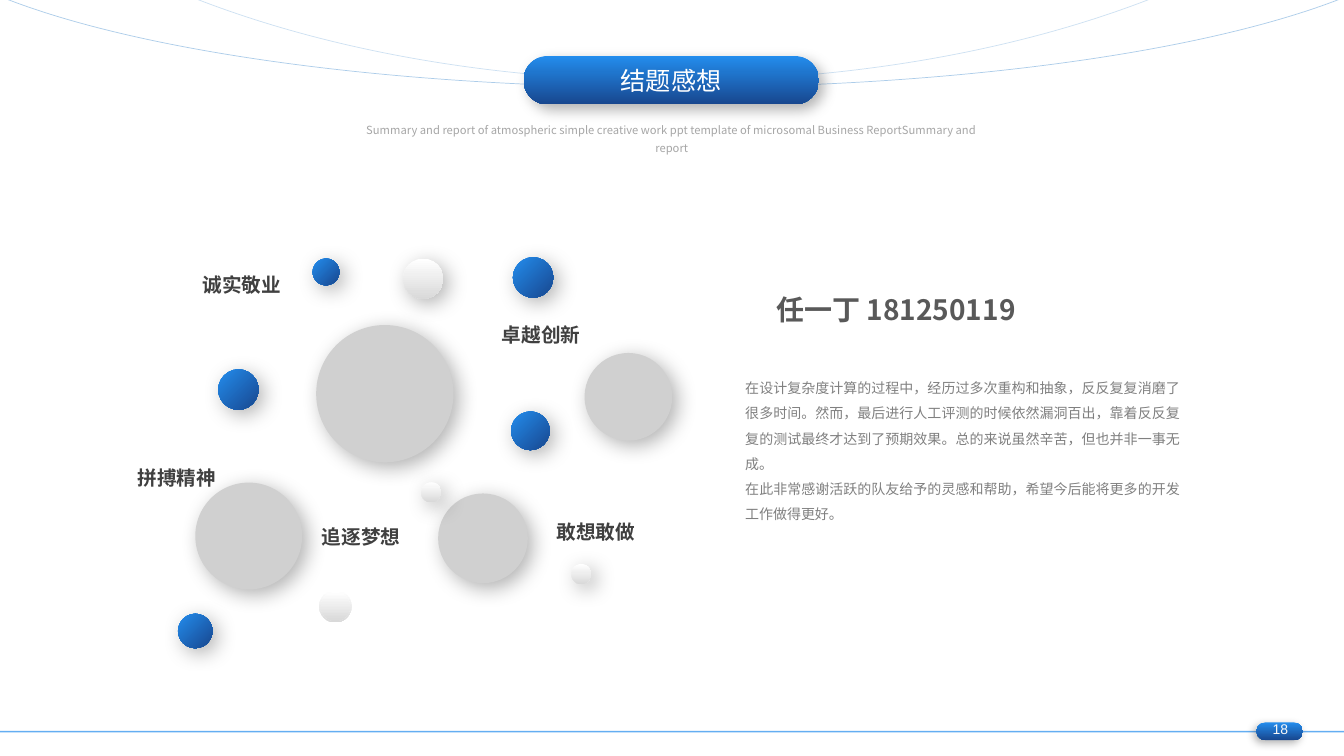
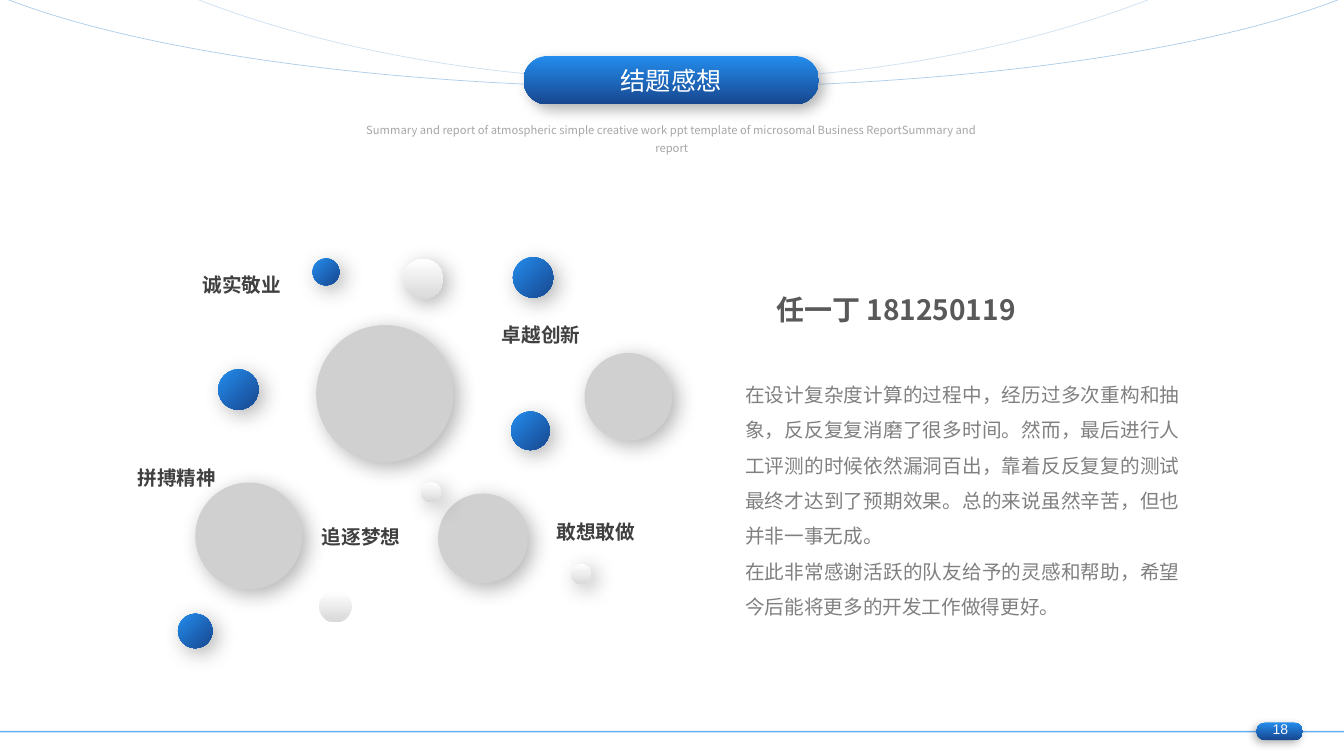
Before and after one commit to cclintris/best-partner, a slide deck: slide 18 of record_data/BigCode大作业ppt.pptx. Drawn at 1344x756 pixels with LibreOffice and Linux fonts; fonts in the diff are those of the drawing; grey boxes stand for pictures. Boxes give left, top, right and bottom in pixels: in the first picture for what was removed or moved away, otherwise in the second. Text is boxed around its words. In the diff, an @@ line names an element or a change of style, - is before the commit and + after.

```diff
--- a/record_data/BigCode大作业ppt.pptx
+++ b/record_data/BigCode大作业ppt.pptx
@@ text "在设计复杂度计算的过程中，经历过多次重构和抽象，反反复复消磨了很多时间。然而，最后进行人工评测的时候依然漏洞百出，靠着反 ..." at bbox=[745, 385, 1179, 616]: size 10 to 14 pt @@
```
Also in this commit, not shown: 2 other slides changed.
